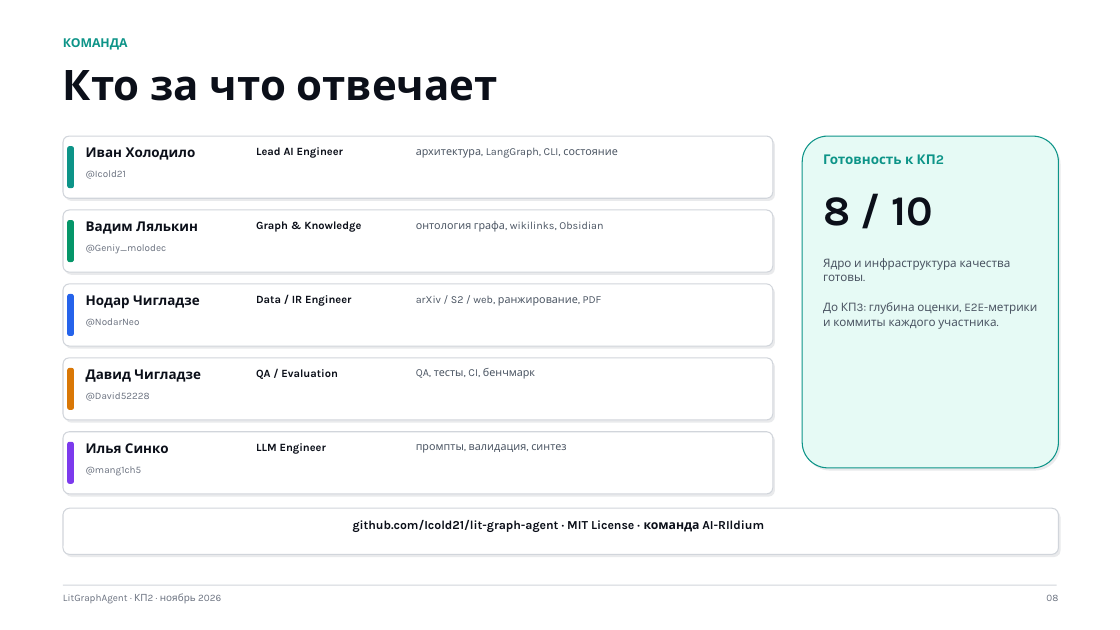
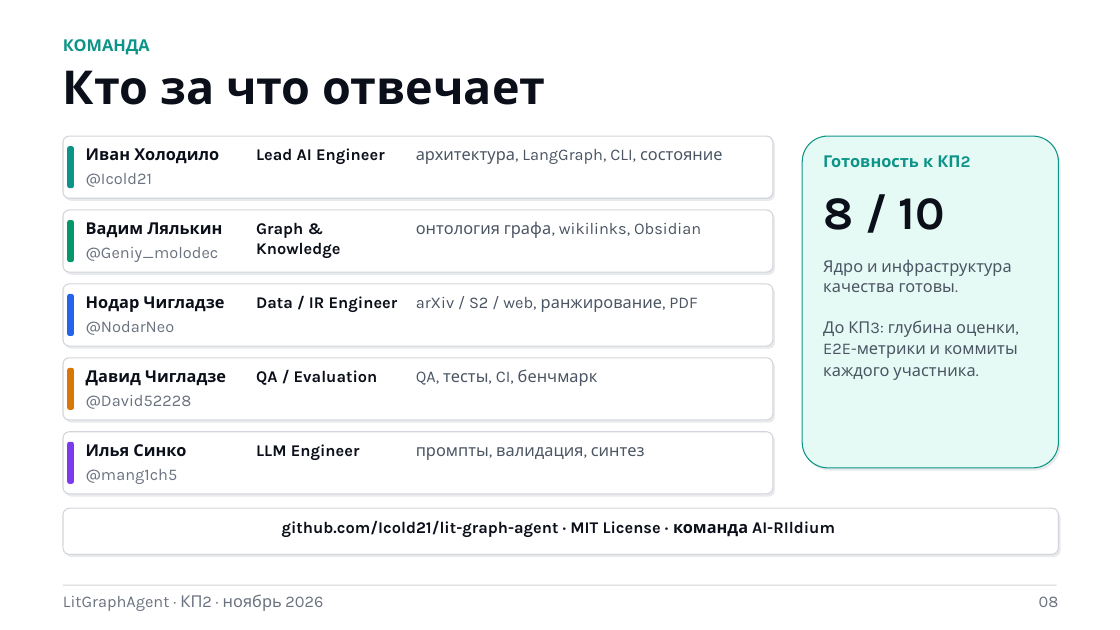
Before and after one commit to Icold21/lit-graph-agent, a slide deck: slide 8 of docs/kp2/kp2_presentation_kp1_style.pptx. Drawn at 1120x630 pixels with LibreOffice and Linux fonts; fonts in the diff are those of the drawing; background and template pictures are left out. Boxes give left, top, right and bottom in pixels: in the first picture for what was removed or moved away, otherwise in the second. Text is boxed around its words. In the diff, an @@ line names an element or a change of style, - is before the commit and + after.

```diff
--- a/docs/kp2/kp2_presentation_kp1_style.pptx
+++ b/docs/kp2/kp2_presentation_kp1_style.pptx
@@ text "КОМАНДА" at bbox=[63, 39, 150, 55]: size 10.5 to 14 pt @@
@@ text "Кто за что отвечает" at bbox=[63, 70, 545, 105]: size 36 to 40 pt @@
@@ size 11.5 to 14 pt in 6 elements at bbox=[86, 148, 219, 164], bbox=[86, 222, 222, 238], bbox=[86, 296, 225, 312], bbox=[86, 370, 226, 386], bbox=[86, 444, 186, 456], bbox=[823, 155, 933, 167] @@
@@ text "8 / 10" at bbox=[823, 198, 945, 230]: size 36 to 40 pt @@
@@ text "Ядро и инфраструктура качества готовы. ..." at bbox=[823, 259, 1018, 380]: size 10 to 14 pt @@
@@ size 9.5 to 14 pt in 5 elements at bbox=[256, 148, 385, 164], bbox=[256, 222, 340, 258], bbox=[256, 296, 398, 312], bbox=[256, 370, 378, 385], bbox=[256, 444, 360, 460] @@
@@ size 9.2 to 14 pt in 5 elements at bbox=[416, 149, 723, 164], bbox=[416, 221, 701, 238], bbox=[416, 297, 697, 312], bbox=[416, 369, 598, 386], bbox=[416, 447, 645, 460] @@
@@ text "github.com/Icold21/lit-graph-agent · MIT License · ..." at bbox=[282, 520, 835, 537]: size 10.5 to 14 pt @@
@@ size 8.5 to 14 pt in 7 elements at bbox=[86, 173, 152, 187], bbox=[86, 247, 219, 262], bbox=[86, 321, 175, 335], bbox=[86, 395, 192, 409], bbox=[86, 469, 178, 484], bbox=[63, 594, 323, 611], bbox=[1039, 596, 1059, 607] @@
```
Also in this commit, not shown: 7 other slides changed, 2 other files.
